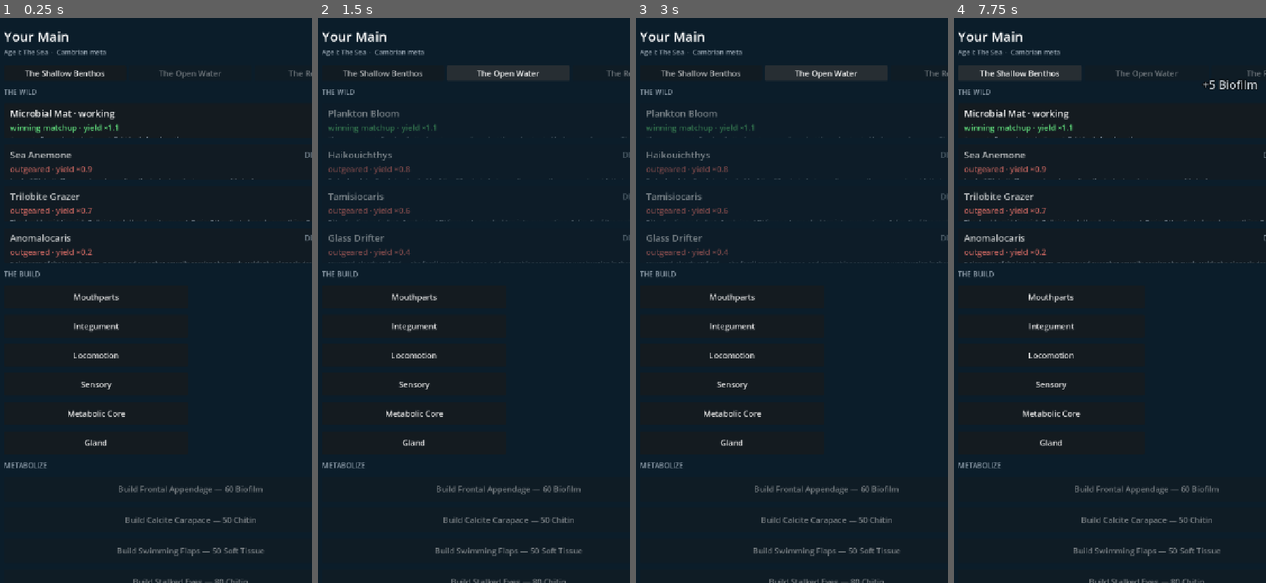
Above: before the commit, frames 1-4 (left to right).
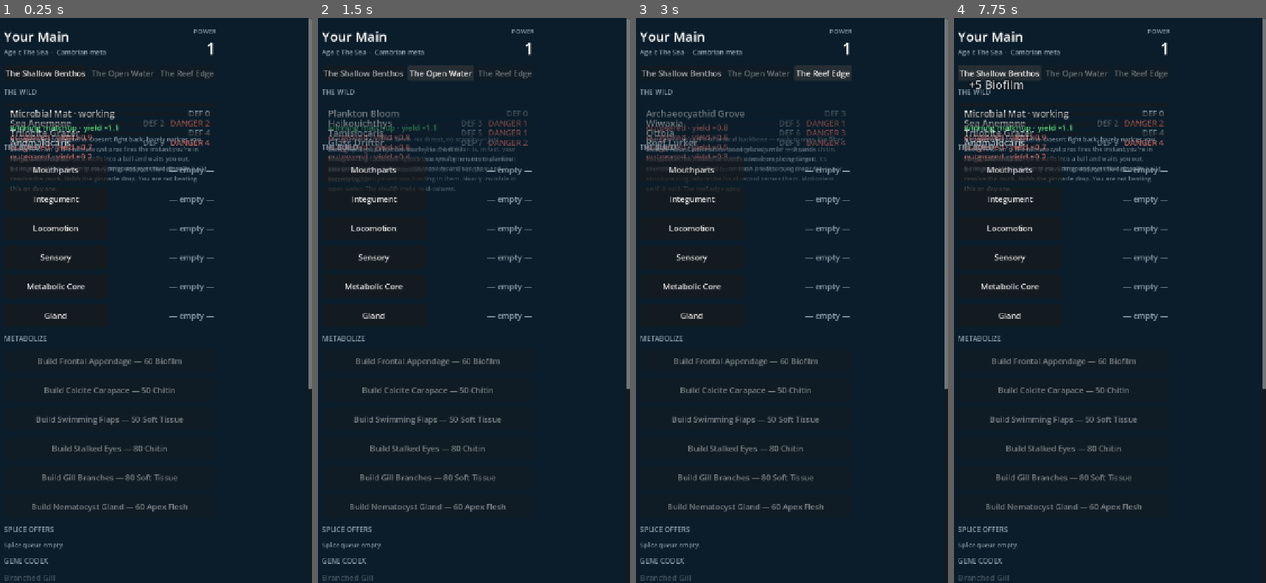
Above: after the commit, the same moments.

Repository: leonbzt/CradleOfLife
Game: Godot game, scene res://ui/main.tscn
The game is run twice, just before and just after one commit, with the same random seed, the same clock (stepped at 60 frames per second) and the same inputs.
Inputs (mouse positions are in pixels of both pictures, inside the frame that each line leads up to):
- Up to frame 1 (0.25 s): no input
- Up to frame 2 (1.5 s): click "The Shallow Benthos" at 0.5 s; click "The Open Water" at 1.25 s
- Up to frame 3 (3 s): click "Mouthparts" at 2 s; click (823, 74) at 2.75 s, where only the run after the commit has a clickable "The Reef Edge"
- Up to frame 4 (7.75 s): click "Integument" at 3.5 s; click "Locomotion" at 4.25 s; click "Sensory" at 5 s; click "Metabolic Core" at 5.75 s; click "Gland" at 6.5 s; click "The Shallow Benthos" at 7.25 s

The runs differ from the first frame. In frame 1, 9.1% of the frame differs, in the area x 1-100%, y 0-100%; in frame 2, 8.9%; in frame 3, 9.1%; in frame 4, 9.4%.

Commit message:
Fix layout overflow, stash wrapping, pop positions, splice button visibility
- Root layout: switch MarginContainer/VBox from SIZE_EXPAND_FILL to SIZE_FILL
  so they don't request extra horizontal space from the ScrollContainer —
  the SIZE_EXPAND was the cause of elements overflowing the viewport width
- Node cards: remove clip_contents (was hiding all flavor text); fix the
  layout chain inside Button by connecting card.resized → pad.size = card.size
  so the MarginContainer/VBox/Label chain gets the correct width for autowrap
- Stash row: replace single HBoxContainer (7 materials overflows at any width)
  with a 2-column GridContainer that always fits within the content area
- Splice offer row: add SIZE_FILL to the HBoxContainer so the Claim button
  stays within bounds and remains visible at the right edge
- Doll/metabolize rows: add explicit SIZE_FILL to prevent left-alignment
- LootPop: spawn at fixed x=48 (left of card) instead of 66% card width —
  long pop strings like "Splice offer: Eversible Proboscis" were overrunning
  the right edge of the 720px viewport

Co-Authored-By: Claude Sonnet 4.6 <noreply@anthropic.com>

Diff:
--- a/ui/main.gd
+++ b/ui/main.gd
@@ -70,14 +70,13 @@
 	add_child(scroll)
 
 	var margin := MarginContainer.new()
-	margin.size_flags_horizontal = Control.SIZE_EXPAND_FILL
-	margin.size_flags_vertical = Control.SIZE_EXPAND_FILL
+	margin.size_flags_horizontal = Control.SIZE_FILL
 	for side in ["margin_left", "margin_right", "margin_top", "margin_bottom"]:
 		margin.add_theme_constant_override(side, 20)
 	scroll.add_child(margin)
 
 	var col := VBoxContainer.new()
-	col.size_flags_horizontal = Control.SIZE_EXPAND_FILL
+	col.size_flags_horizontal = Control.SIZE_FILL
 	col.add_theme_constant_override("separation", 14)
 	margin.add_child(col)
 
@@ -91,6 +90,7 @@
 	_build_metabolize_buttons(col)
 	col.add_child(_section_label("SPLICE OFFERS"))
 	_splice_list = VBoxContainer.new()
+	_splice_list.size_flags_horizontal = Control.SIZE_FILL
 	_splice_list.add_theme_constant_override("separation", 6)
 	col.add_child(_splice_list)
 	col.add_child(_section_label("GENE CODEX"))
@@ -156,9 +156,7 @@
 	for node: Dictionary in Data.content.tables.get("nodes", []):
 		var node_id := String(node.get("id", ""))
 		var card := Button.new()
-		card.custom_minimum_size = Vector2(0, 80)
-		card.size_flags_horizontal = Control.SIZE_EXPAND_FILL
-		card.clip_contents = true
+		card.size_flags_horizontal = Control.SIZE_FILL
 		card.pressed.connect(func() -> void: Store.assign_node(_lineage().id, node_id))
 
 		var pad := MarginContainer.new()
@@ -169,6 +167,8 @@
 		for side in ["margin_top", "margin_bottom"]:
 			pad.add_theme_constant_override(side, 8)
 		card.add_child(pad)
+		var pad_ref := pad
+		card.resized.connect(func() -> void: pad_ref.size = card.size)
 
 		var box := VBoxContainer.new()
 		box.mouse_filter = Control.MOUSE_FILTER_IGNORE
@@ -218,6 +218,7 @@
 func _build_doll(col: VBoxContainer) -> void:
 	for slot: String in Lineage.SLOTS:
 		var row := HBoxContainer.new()
+		row.size_flags_horizontal = Control.SIZE_FILL
 		row.custom_minimum_size = Vector2(0, 52)
 		col.add_child(row)
 
@@ -244,7 +245,8 @@
 	for def: Dictionary in Data.content.tables.get("adaptations", []):
 		var adaptation_id := String(def.get("id", ""))
 		var btn := Button.new()
-		btn.custom_minimum_size = Vector2(0, 56)
+		btn.size_flags_horizontal = Control.SIZE_FILL
+		btn.custom_minimum_size = Vector2(0, 52)
 		btn.pressed.connect(func() -> void: _on_metabolize_pressed(adaptation_id))
 		col.add_child(btn)
 		# Store reference by slot+id for refresh
@@ -276,15 +278,19 @@
 
 
 func _build_stash_row() -> Control:
-	var row := HBoxContainer.new()
-	row.add_theme_constant_override("separation", 22)
+	var grid := GridContainer.new()
+	grid.columns = 2
+	grid.size_flags_horizontal = Control.SIZE_FILL
+	grid.add_theme_constant_override("h_separation", 18)
+	grid.add_theme_constant_override("v_separation", 6)
 	for mat: Dictionary in Data.content.tables.get("materials", []):
 		var mat_id := String(mat.get("id", ""))
 		var l := Label.new()
+		l.size_flags_horizontal = Control.SIZE_EXPAND_FILL
 		l.add_theme_color_override("font_color", RarityColors.of(String(mat.get("rarity", ""))))
-		row.add_child(l)
+		grid.add_child(l)
 		_mat_labels[mat_id] = l
-	return row
+	return grid
 
 
 func _build_graft_sheet() -> Control:
@@ -508,6 +514,7 @@
 		var node_name := String(node_row.get("name", node_id))
 
 		var row := HBoxContainer.new()
+		row.size_flags_horizontal = Control.SIZE_FILL
 		row.add_theme_constant_override("separation", 10)
 		_splice_list.add_child(row)
 
@@ -683,7 +690,7 @@
 	var card := refs["card"] as Button
 	if not card.visible:
 		return
-	var at := card.global_position + Vector2(card.size.x * 0.66, 16.0)
+	var at := Vector2(48.0, card.global_position.y + 16.0)
 
 	var mats: Dictionary = loot["materials"]
 	for mat_id: String in mats:
